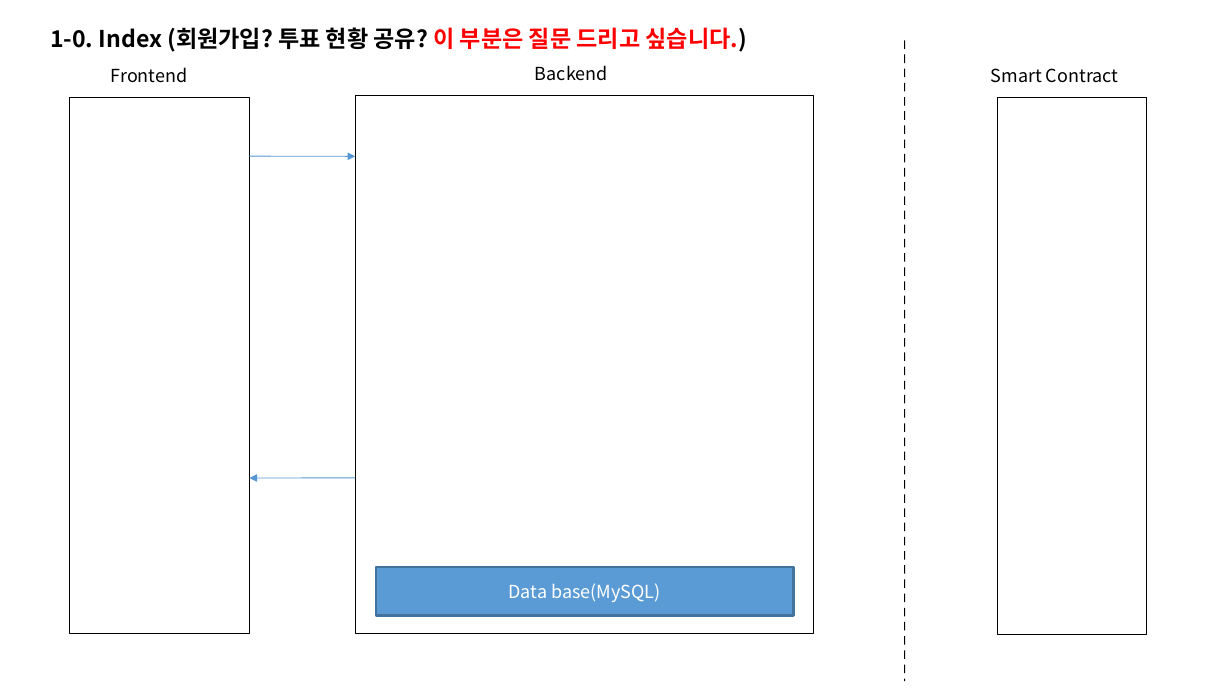
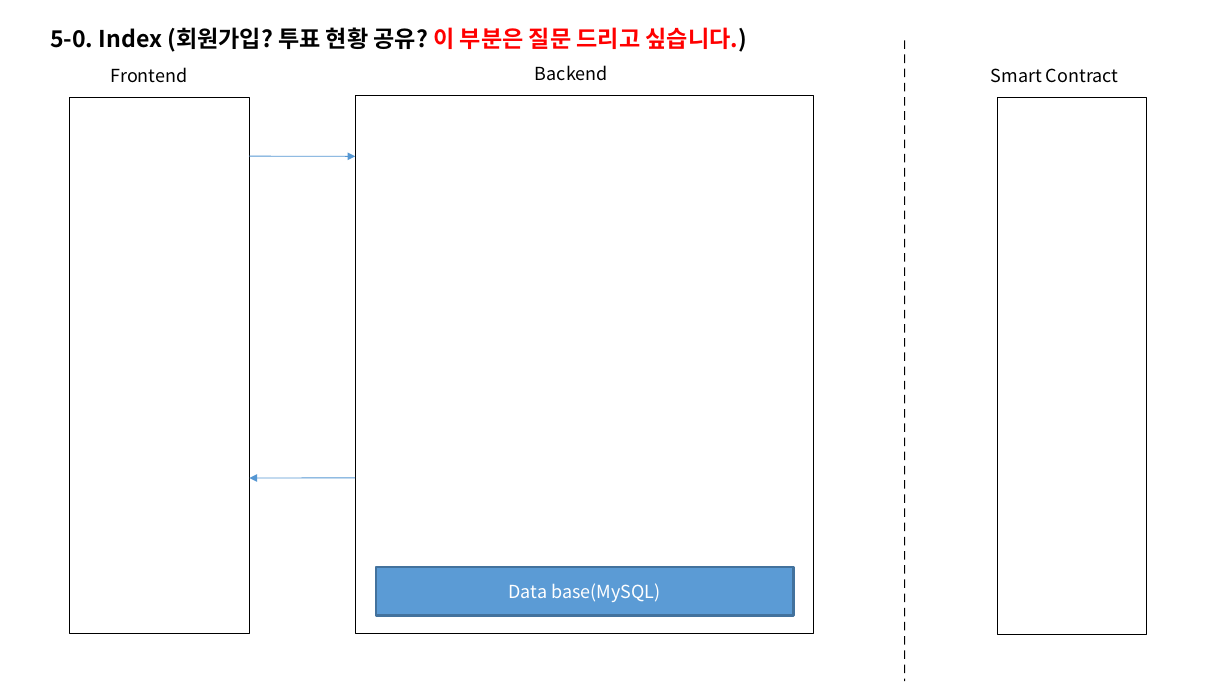
Before and after one commit to ro0opf/blockchain-jdp, a slide deck: slide 7 of blockchain_archi_v3.1.pptx. Drawn at 1232x693 pixels with LibreOffice and Linux fonts; fonts in the diff are those of the drawing. Boxes give left, top, right and bottom in pixels: in the first picture for what was removed or moved away, otherwise in the second. Text is boxed around its words. In the diff, an @@ line names an element or a change of style, - is before the commit and + after.

```diff
--- a/blockchain_archi_v3.1.pptx
+++ b/blockchain_archi_v3.1.pptx
@@ text at [50,27,747,52]: text changed @@
-1-0. Index (회원가입? 투표 현황 공유? 이 부분은 질문 드리고 싶습니다.)
+5-0. Index (회원가입? 투표 현황 공유? 이 부분은 질문 드리고 싶습니다.)
```
Also in this commit, not shown: 6 other slides changed, 3 slides added, 7 other files.
